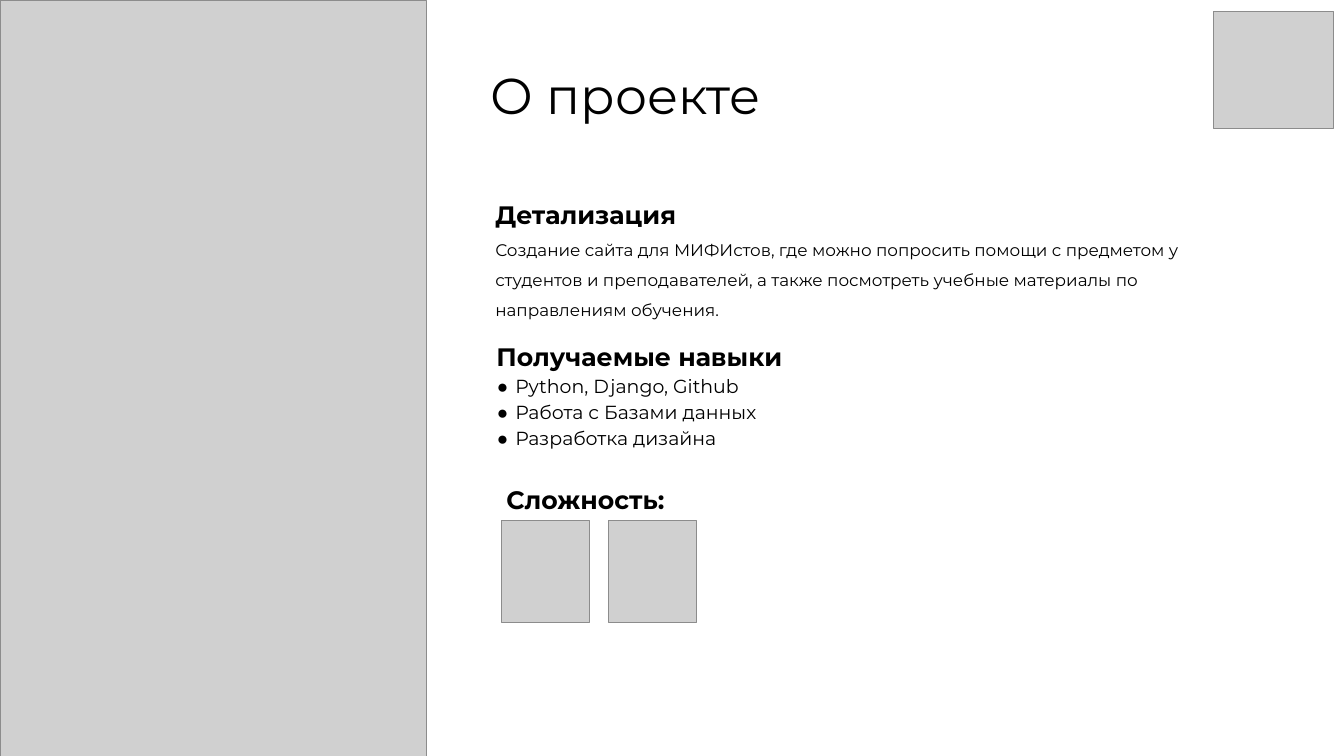
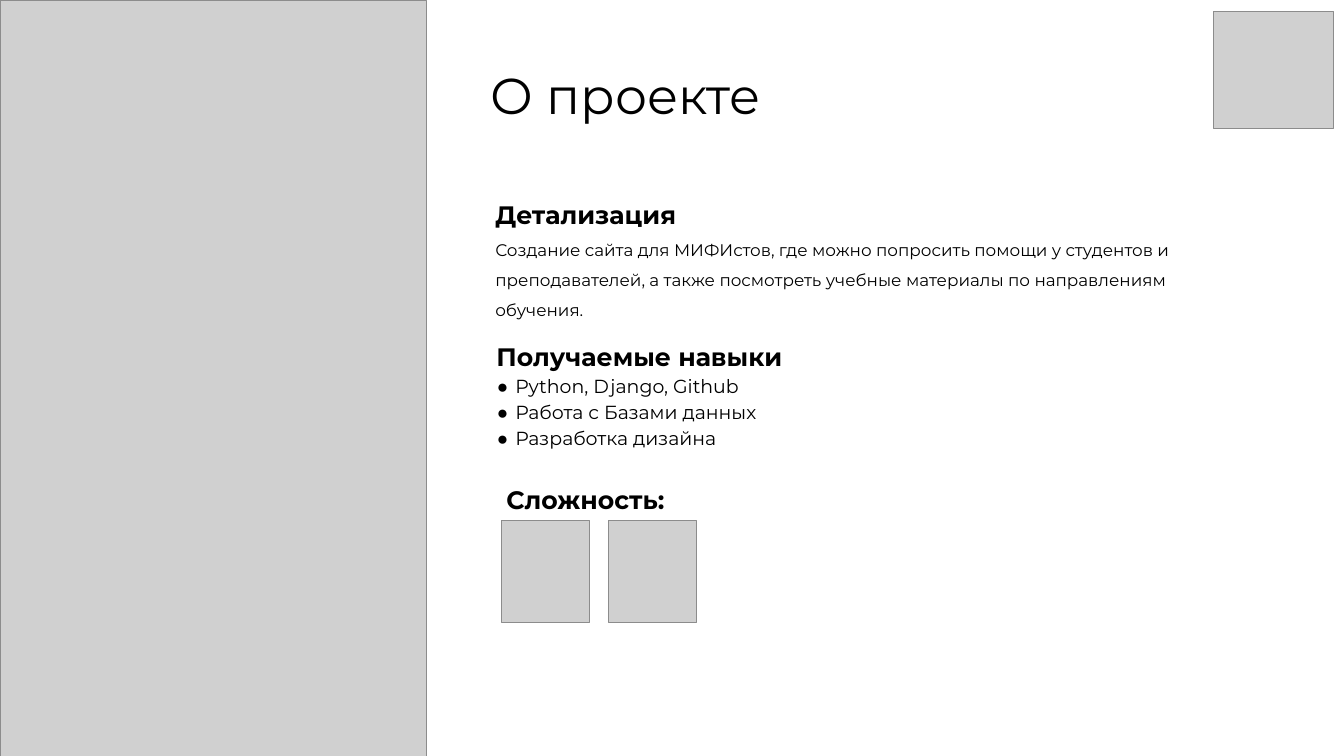
Before and after one commit to Vulkii/Project, a slide deck: slide 2 of Флаер.pptx. Drawn at 1344x756 pixels with LibreOffice and Linux fonts; fonts in the diff are those of the drawing; grey boxes stand for pictures. Boxes give left, top, right and bottom in pixels: in the first picture for what was removed or moved away, otherwise in the second. Text is boxed around its words. In the diff, an @@ line names an element or a change of style, - is before the commit and + after.

```diff
--- a/Флаер.pptx
+++ b/Флаер.pptx
@@ text at [495,243,1169,320]: text changed @@
-Создание сайта для МИФИстов, где можно попросить помощи с предметом у студентов и преподавателей, а также посмотреть учебные материалы по направлениям обучения.
+Создание сайта для МИФИстов, где можно попросить помощи у студентов и преподавателей, а также посмотреть учебные материалы по направлениям обучения.
```
Also in this commit, not shown: 2 other slides changed, 16 other files.
